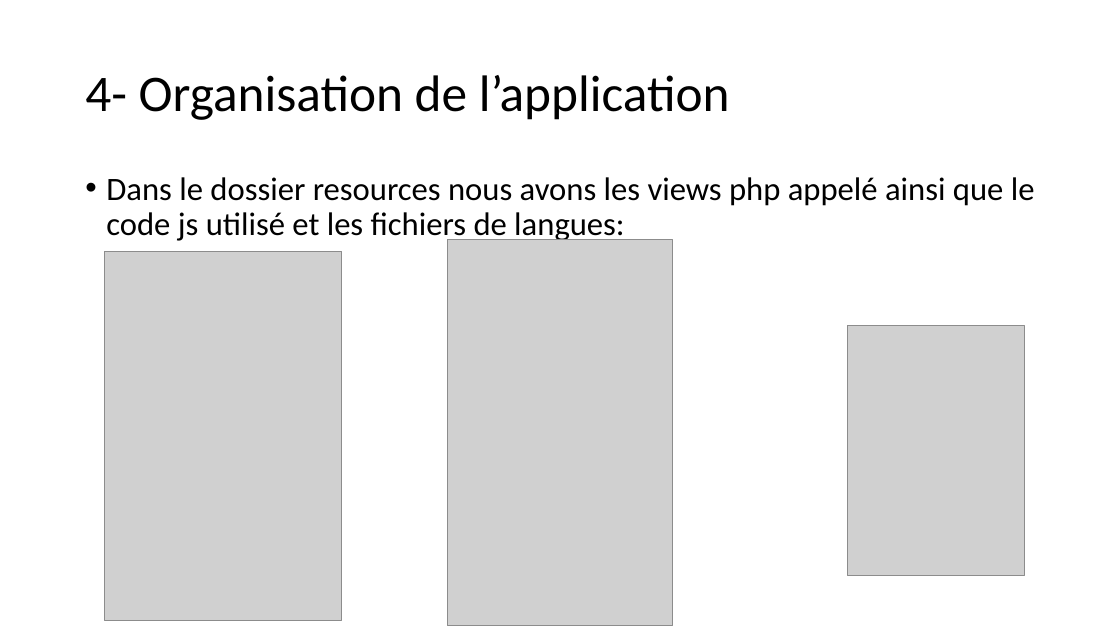
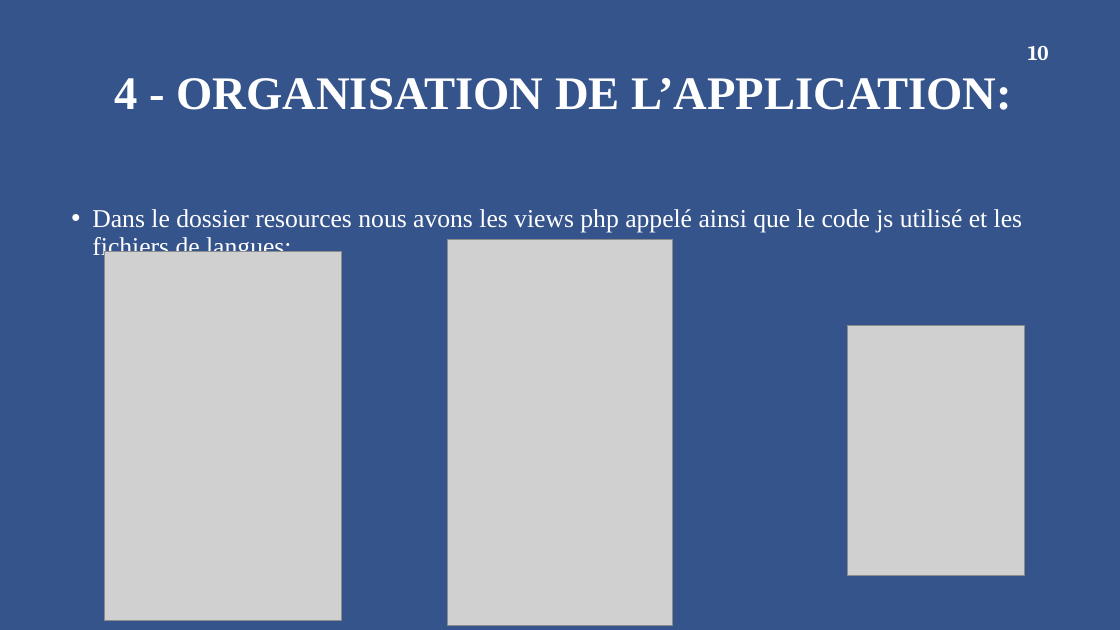
Before and after one commit to sowmangas/rendu-devoir, a slide deck: slide 10 of Documents/Presentation Application web de rendu de devoirs.pptx. Drawn at 1120x630 pixels with LibreOffice and Linux fonts; fonts in the diff are those of the drawing; grey boxes stand for pictures; background and template pictures are left out. Boxes give left, top, right and bottom in pixels: in the first picture for what was removed or moved away, otherwise in the second. Text is boxed around its words. In the diff, an @@ line names an element or a change of style, - is before the commit and + after.

```diff
--- a/Documents/Presentation Application web de rendu de devoirs.pptx
+++ b/Documents/Presentation Application web de rendu de devoirs.pptx
@@ background #FFFFFF to #36548C @@
@@ page number added at [1028, 46, 1049, 60], 18 pt, text #FFFFFF, bold @@
+10
@@ title at [114, 78, 1012, 110]: text changed; size 44 to 40 pt; font Calibri to Times New Roman; text colour #000000 to #FFFFFF; bold on @@
-4- Organisation de l’application
+4 - ORGANISATION DE L’APPLICATION:
@@ text "Dans le dossier resources nous ...": place and size @@
-text "Dans le dossier resources nous ..." at [106, 177, 1035, 243]
+text "Dans le dossier resources nous ..." at [92, 209, 1022, 261]
@@ text "Dans le dossier resources nous ..." at [92, 209, 1022, 261]: size 28 to 22 pt, font Calibri to Times New Roman, text colour #000000 to #FFFFFF @@
```
Also in this commit, not shown: 13 other slides changed, 3 other files.
